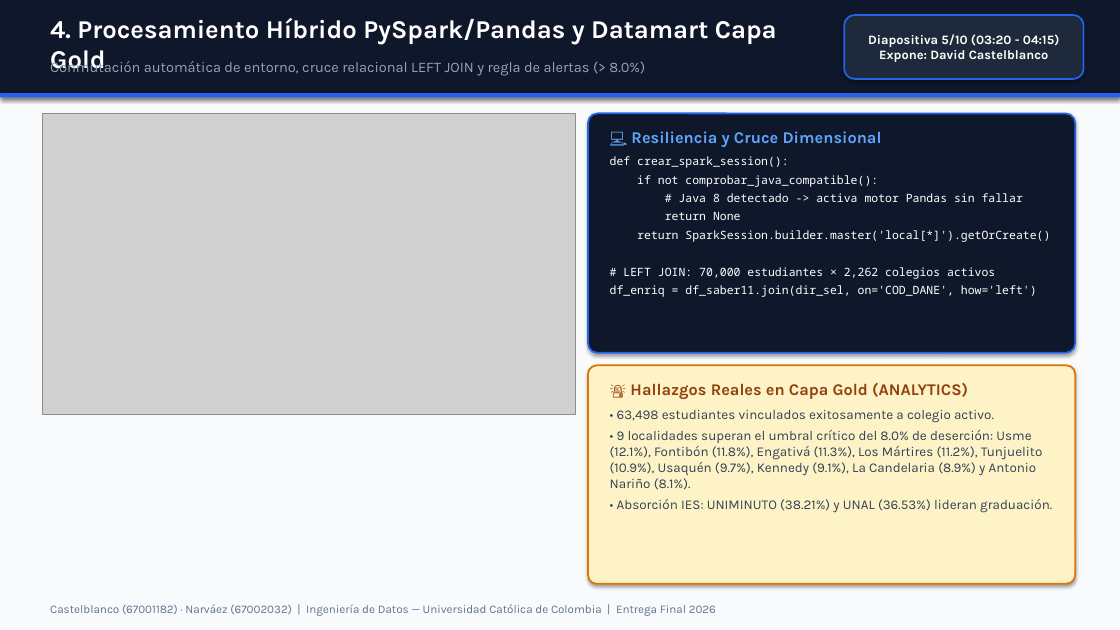
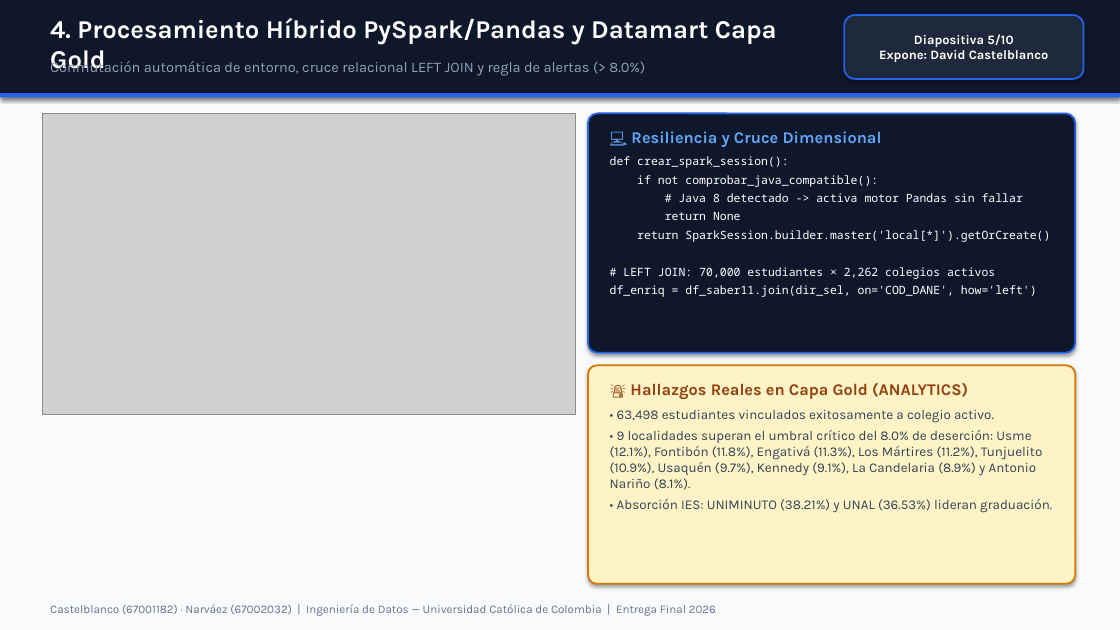
Before and after one commit to HCA-3/Proyecto-ING-DATO, a slide deck: slide 5 of entregables/entrega final/Presentacion_Sustentacion_Entrega_Final.pptx. Drawn at 1120x630 pixels with LibreOffice and Linux fonts; fonts in the diff are those of the drawing; grey boxes stand for pictures. Boxes give left, top, right and bottom in pixels: in the first picture for what was removed or moved away, otherwise in the second. Text is boxed around its words. In the diff, an @@ line names an element or a change of style, - is before the commit and + after.

Commit message:
Elimina marcas de tiempo del encabezado de las diapositivas de presentacion

```diff
--- a/entregables/entrega final/Presentacion_Sustentacion_Entrega_Final.pptx
+++ b/entregables/entrega final/Presentacion_Sustentacion_Entrega_Final.pptx
@@ text in rounded rectangle at (879, 34, 1049, 62): text changed @@
-Diapositiva 5/10 (03:20 - 04:15)
-Expone: David Castelblanco
+Diapositiva 5/10
+Expone: David Castelblanco
```
Also in this commit, not shown: 8 other slides changed, 3 other files.
